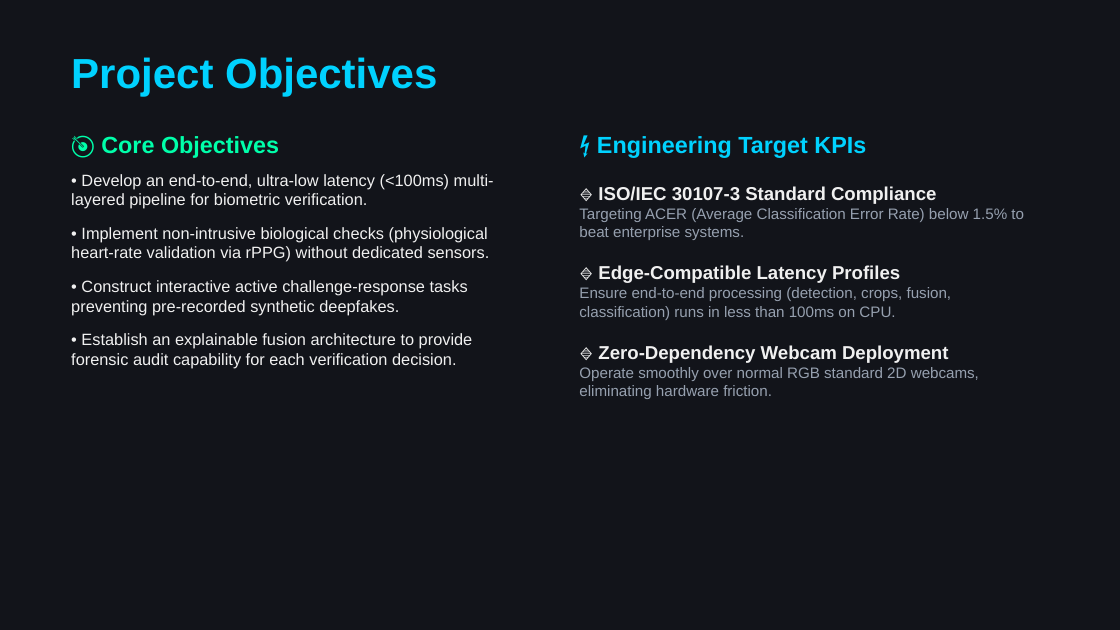
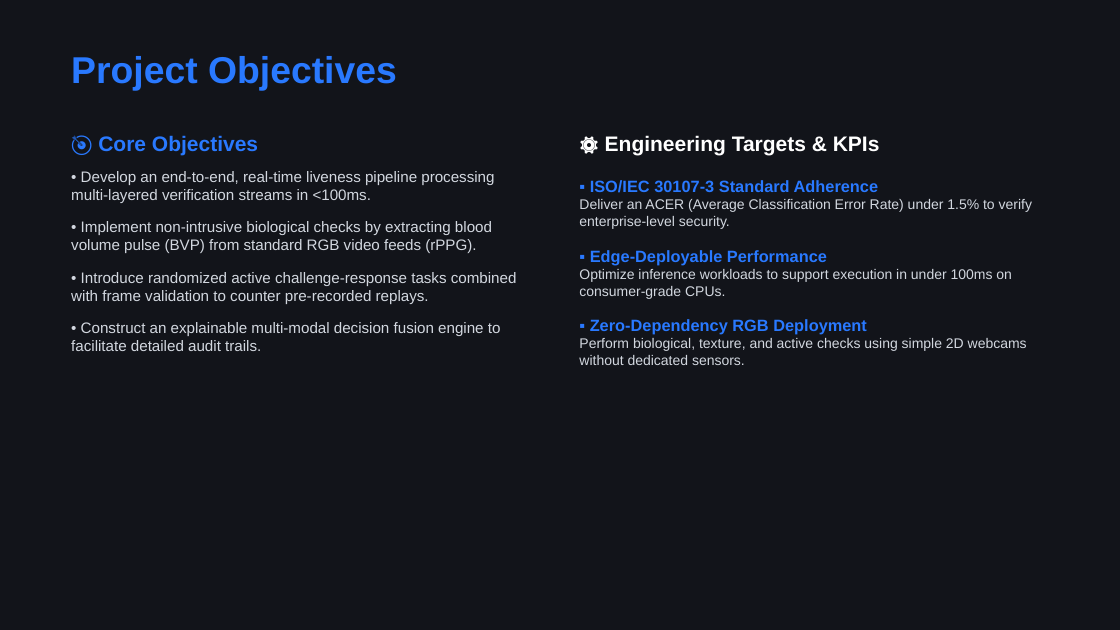
Before and after one commit to sthavirpunwatkar/SHIELD-Secure-Human-Identity-Liveness-Evaluation-Detection, a slide deck: slide 2 of reports/cdac_project_review.pptx. Drawn at 1120x630 pixels with LibreOffice and Linux fonts; fonts in the diff are those of the drawing. Boxes give left, top, right and bottom in pixels: in the first picture for what was removed or moved away, otherwise in the second. Text is boxed around its words. In the diff, an @@ line names an element or a change of style, - is before the commit and + after.

Commit message:
docs: Rewrite slides text and update colors to minimal industry-standard corporate slate blue

```diff
--- a/reports/cdac_project_review.pptx
+++ b/reports/cdac_project_review.pptx
@@ text "Project Objectives" at <box>71,56,397,91</box>: size 36 to 32 pt, text colour #00D2FF to #2979FF @@
@@ text at <box>98,135,258,155</box>: size 20 to 18 pt, text colour #00FFAA to #2979FF in "🎯 Core Objectives" @@
@@ text at <box>579,135,1032,365</box>: text changed; size 13 to 12 pt; text colour #96A0AF to #D2D7DF @@
-⚡ Engineering Target KPIs
-🔹 ISO/IEC 30107-3 Standard Compliance
-Targeting ACER (Average Classification Error Rate) below 1.5% to beat enterprise systems.
-🔹 Edge-Compatible Latency Profiles
-Ensure end-to-end processing (detection, crops, fusion, classification) runs in less than 100ms on CPU.
-🔹 Zero-Dependency Webcam Deployment
-Operate smoothly over normal RGB standard 2D webcams, eliminating hardware friction.
+⚙️ Engineering Targets & KPIs
+▪️ ISO/IEC 30107-3 Standard Adherence
+Deliver an ACER (Average Classification Error Rate) under 1.5% to verify enterprise-level security.
+▪️ Edge-Deployable Performance
+Optimize inference workloads to support execution in under 100ms on consumer-grade CPUs.
+▪️ Zero-Dependency RGB Deployment
+Perform biological, texture, and active checks using simple 2D webcams without dedicated sensors.
@@ text at <box>71,171,517,351</box>: text changed; size 14 to 13 pt; text colour #F0F0F0 to #D2D7DF @@
-• Develop an end-to-end, ultra-low latency (<100ms) multi-layered pipeline for biometric verification.
-• Implement non-intrusive biological checks (physiological heart-rate validation via rPPG) without dedicated sensors.
-• Construct interactive active challenge-response tasks preventing pre-recorded synthetic deepfakes.
-• Establish an explainable fusion architecture to provide forensic audit capability for each verification decision.
+• Develop an end-to-end, real-time liveness pipeline processing multi-layered verification streams in <100ms.
+• Implement non-intrusive biological checks by extracting blood volume pulse (BVP) from standard RGB video feeds (rPPG).
+• Introduce randomized active challenge-response tasks combined with frame validation to counter pre-recorded replays.
+• Construct an explainable multi-modal decision fusion engine to facilitate detailed audit trails.
```
Also in this commit, not shown: 5 other slides changed, 4 other files.
